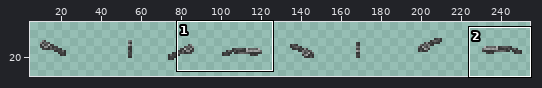
Edited in one commit: sprite sheet (Resources/AwesomeGuns/Weapons/SHOTGUN/Handobs.gif). The picture above shows the old version from afar; the outline marks the close-up.
Close-up. Before:
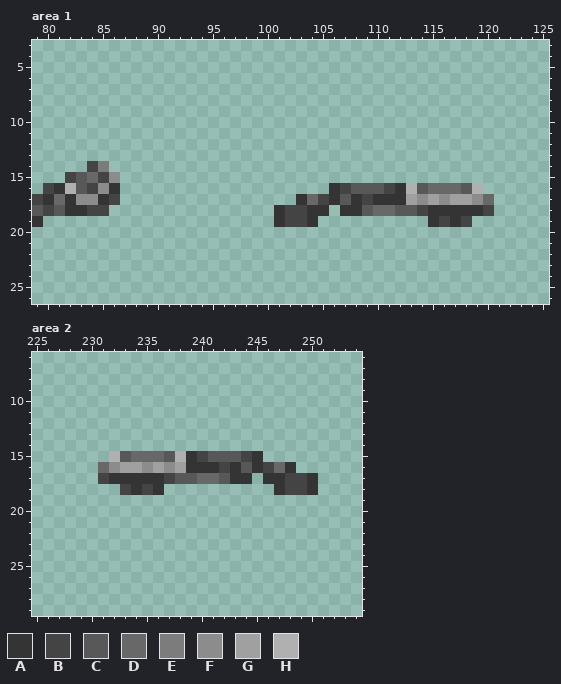
The file is 256x40 pixels. Shown: area 1: x 79..125, y 3..26; area 2: x 225..254, y 6..29. The wide view leaves out empty margins. The commit also changed other parts of the picture, which this record leaves out.
Palette (. is transparent): A #343434  B #444444  C #585858  D #686868  E #7c7c7c  F #8c8c8c  G #a0a0a0  H #b0b0b0
Pixels before, area 1, first column x 79:
14 .....BE...................................
15 ...BCDBF..................................
16 .BAHCBFA...................ABCCCBAHCDDDCH.
17 BADAFFAB................ADBACABAAAGFGFGGFD
18 CBCAABB...............ABBAA.AACDDCCBAAAAAB
19 A.....................ABBA..........ABAB..
Pixels before, area 2, first column x 231:
15 .HCDDDCHABCCCBA.....
16 DFGGFGFGAAABACABDA..
17 BAAAAABCCDDCAA.AABBA
18 ..BABA..........ABBA
And afterwards:
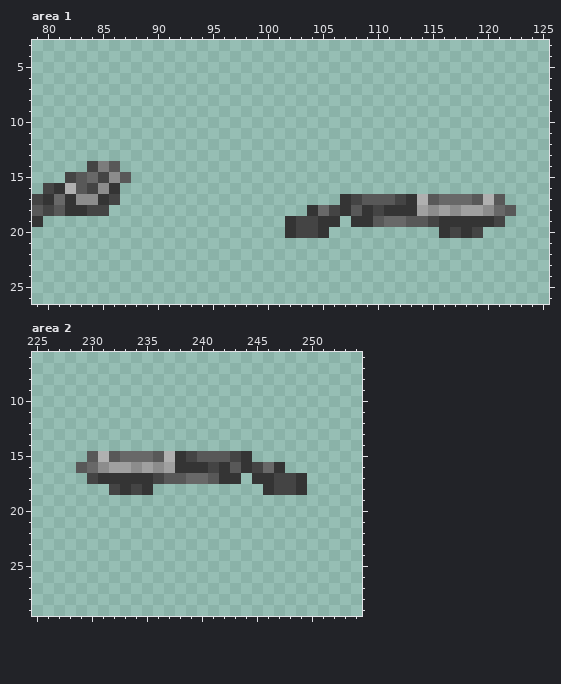
What changed:
{"where": "area 1"}
{"y":14,"x":86,"old":".","new":"C"}
{"y":15,"x":87,"old":".","new":"C"}
{"y":16,"x":106,"old":"ABCCCBAHCDDDCH","new":".............."}
{"y":17,"x":103,"old":"ADBACABAAAGFGFGGFD.","new":"....ABCCCBAHCDDDCHC"}
{"y":18,"x":101,"old":"ABB","new":"..."}
{"y":18,"x":105,"old":"A.","new":"DB"}
{"y":18,"x":108,"old":"ACDDCCBAAAAAB..","new":"CABAAAGFGFGGFDC"}
{"y":19,"x":101,"old":"AB","new":".A"}
{"y":19,"x":104,"old":"A..","new":"BAA"}
{"y":19,"x":108,"old":".......AB","new":"AACDDCCBA"}
{"y":19,"x":118,"old":"B...","new":"AAAB"}
{"y":20,"x":102,"old":"....","new":"ABBA"}
{"y":20,"x":116,"old":"....","new":"ABAB"}
{"where": "area 2"}
{"y":15,"x":230,"old":"..HC","new":"CHCD"}
{"y":15,"x":236,"old":"DCHAB","new":"CHABC"}
{"y":15,"x":243,"old":"CBA","new":"BA."}
{"y":16,"x":229,"old":"..DF","new":"CDFG"}
{"y":16,"x":234,"old":"GFGFG","new":"FGFGA"}
{"y":16,"x":241,"old":"ABACABDA","new":"BACABDA."}
{"y":17,"x":230,"old":".B","new":"BA"}
{"y":17,"x":236,"old":"AB","new":"BC"}
{"y":17,"x":239,"old":"C","new":"D"}
{"y":17,"x":241,"old":"DC","new":"CA"}
{"y":17,"x":244,"old":"A.","new":".A"}
{"y":17,"x":247,"old":"A","new":"B"}
{"y":17,"x":249,"old":"BA","new":"A."}
{"y":18,"x":232,"old":".BABA","new":"BABA."}
{"y":18,"x":246,"old":".A","new":"AB"}
{"y":18,"x":249,"old":"BA","new":"A."}
{"label":"added","picture_box":[109,161,131,183]}
{"label":"changed","picture_box":[274,183,516,238]}
{"label":"changed","picture_box":[76,451,318,495]}
